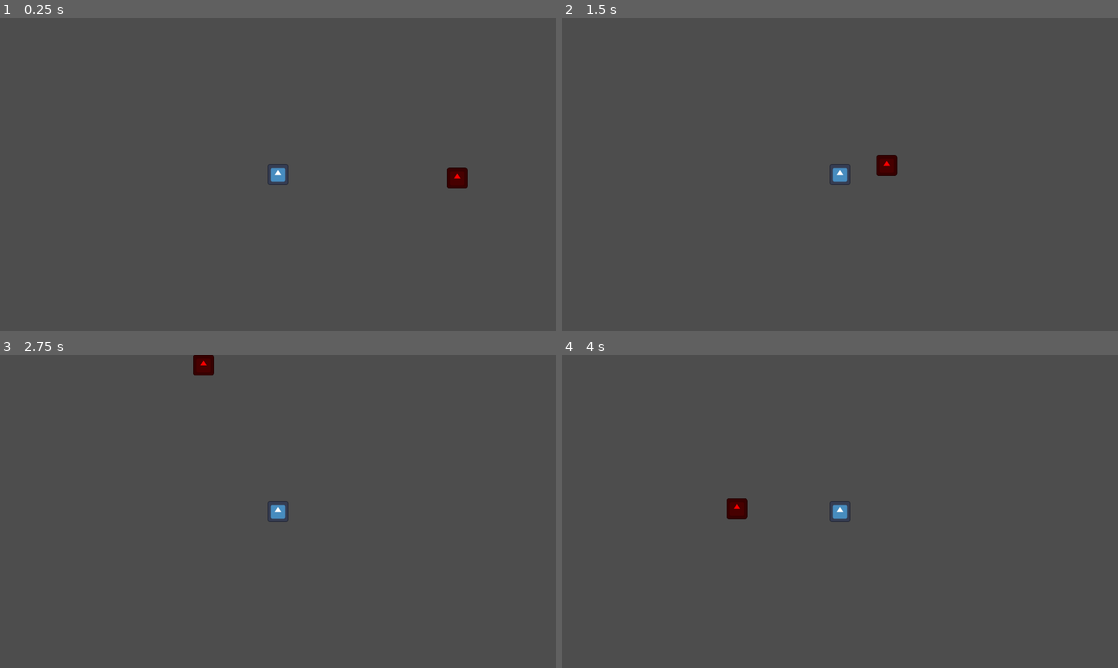
Above: before the commit, frames 1-4 (two rows, left to right).
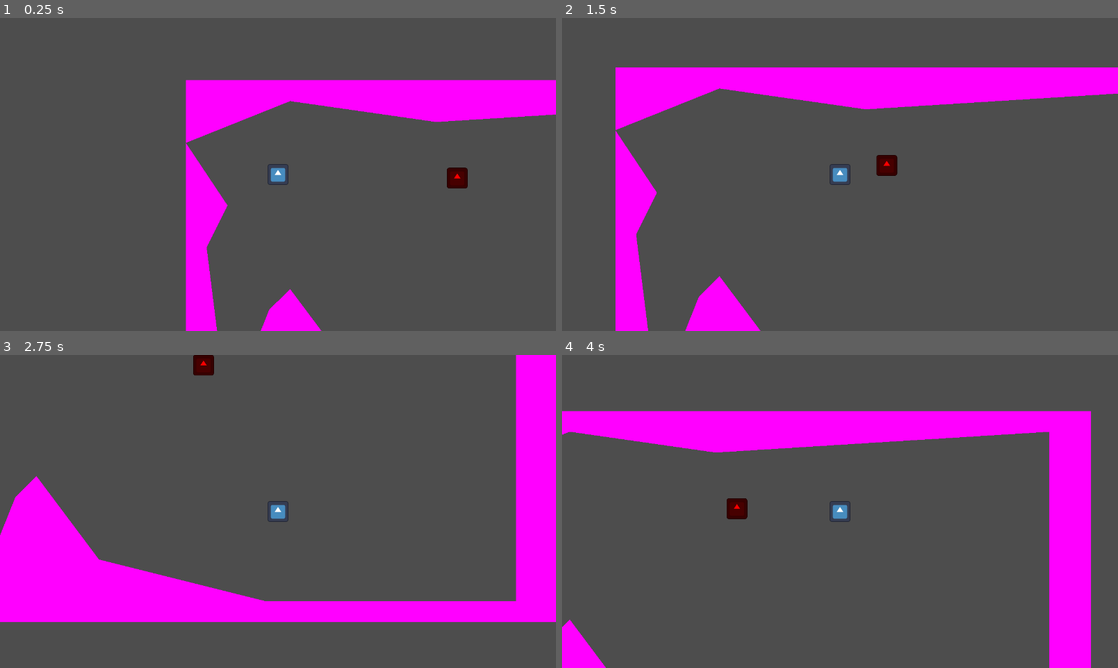
Above: after the commit, the same moments.

Repository: squiffel/slushie-defense
Game: Godot game, scene res://Levels/Level1.tscn
Same seed, same stepped clock (60 frames per second), same inputs: the game is played once before the commit and once after it. The engine's default icon, where the game draws it, is replaced by a stand-in: a white triangle on a blue panel in a dark square.
Inputs:
- Up to frame 1 (0.25 s): no input
- Up to frame 2 (1.5 s): tap Enter at 0.5 s; hold Right (ui_right) 0.53-1.28 s; hold Down (ui_down) from 1.28 s (still down)
- Up to frame 3 (2.75 s): release Down (ui_down) at 2.03 s; hold Right (ui_right) from 2.03 s (still down)
- Up to frame 4 (4 s): release Right (ui_right) at 2.78 s; hold Up (ui_up) 2.78-3.53 s; hold Left (ui_left) from 3.53 s (still down)

The runs differ from the first frame. In frame 1, 11% of the frame differs, in the area x 33-100%, y 19-100%; in frame 2, 14%; in frame 3, 20%, in the area x 0-100%, y 0-86%; in frame 4, 16%.

Commit message:
Visible colliders

Diff:
--- a/Levels/Level1.tscn
+++ b/Levels/Level1.tscn
@@ -1,8 +1,9 @@
-[gd_scene load_steps=4 format=3 uid="uid://chejjmfnqqb3"]
+[gd_scene load_steps=5 format=3 uid="uid://chejjmfnqqb3"]
 
 [ext_resource type="PackedScene" uid="uid://d05a21782kpoa" path="res://Camera/Camera.tscn" id="1_0xhkv"]
 [ext_resource type="PackedScene" uid="uid://bj2450c708xsx" path="res://Player/Player.tscn" id="1_46qfd"]
 [ext_resource type="PackedScene" uid="uid://digh6puar70w0" path="res://Enemy/Enemy.tscn" id="2_50snc"]
+[ext_resource type="Script" path="res://Levels/VisiblePolygon2DColliders.gd" id="4_h1fo5"]
 
 [node name="Level1" type="Node2D"]
 
@@ -20,3 +21,7 @@
 
 [node name="CollisionPolygon2D" type="CollisionPolygon2D" parent="StaticBody2D"]
 polygon = PackedVector2Array(0, 0, 1920, 0, 1920, 1088, 0, 1088, 0, 192, 128, 384, 64, 512, 128, 1024, 256, 704, 320, 640, 512, 896, 1024, 1024, 1792, 1024, 1792, 320, 1792, 64, 768, 128, 320, 64, 0, 192)
+
+[node name="Polygon2D" type="Polygon2D" parent="StaticBody2D/CollisionPolygon2D"]
+color = Color(1, 0, 1, 1)
+script = ExtResource("4_h1fo5")
--- /dev/null
+++ b/Levels/VisiblePolygon2DColliders.gd
@@ -0,0 +1,6 @@
+extends Polygon2D
+
+
+# Called when the node enters the scene tree for the first time.
+func _ready():
+	polygon = get_parent().polygon
